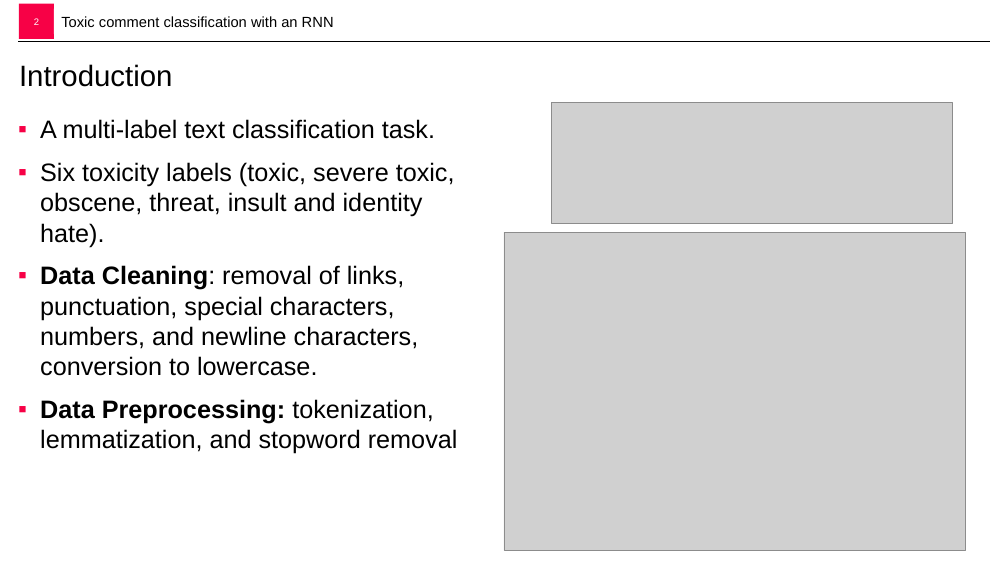
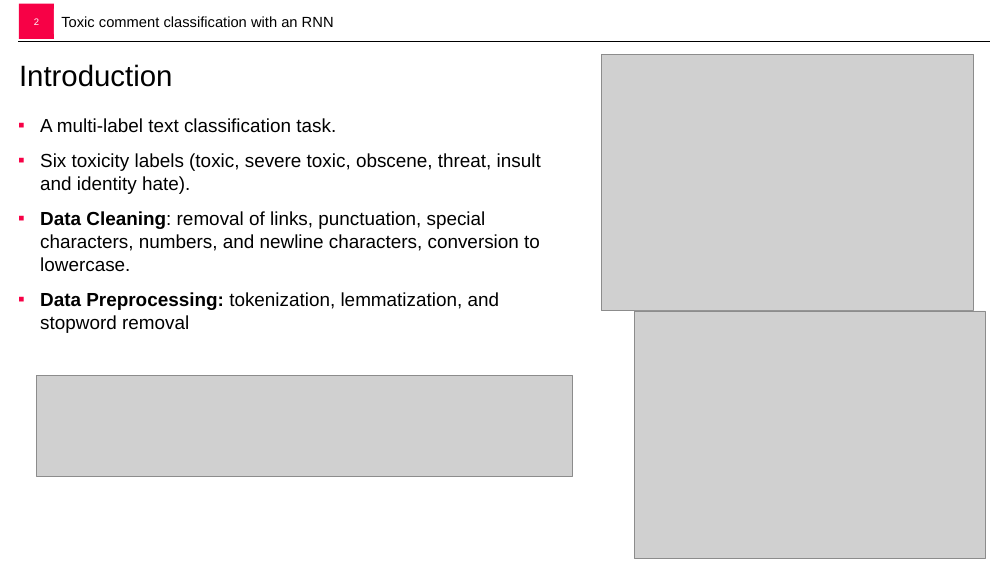
Before and after one commit to NaidaNozic/Comment-Classification-with-RNNs, a slide deck: slide 2 of DL-project-pres.pptx. Drawn at 1008x567 pixels with LibreOffice and Linux fonts; fonts in the diff are those of the drawing; grey boxes stand for pictures; background and template pictures are left out. Boxes give left, top, right and bottom in pixels: in the first picture for what was removed or moved away, otherwise in the second. Text is boxed around its words. In the diff, an @@ line names an element or a change of style, - is before the commit and + after.

```diff
--- a/DL-project-pres.pptx
+++ b/DL-project-pres.pptx
@@ picture: place and size @@
-picture at <box>504,232,966,551</box>
+picture at <box>601,54,973,312</box>
@@ text "A multi-label text classification task." at <box>40,118,541,333</box>: size 24 to 18 pt @@
@@ picture removed at <box>552,103,954,223</box> @@
@@ picture added at <box>634,311,986,558</box> @@
@@ picture added at <box>36,375,572,476</box> @@
```
